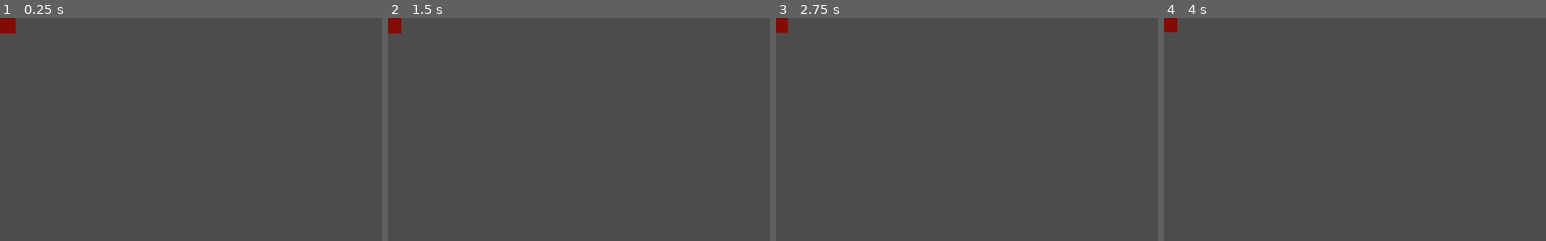
Above: before the commit, frames 1-4 (left to right).
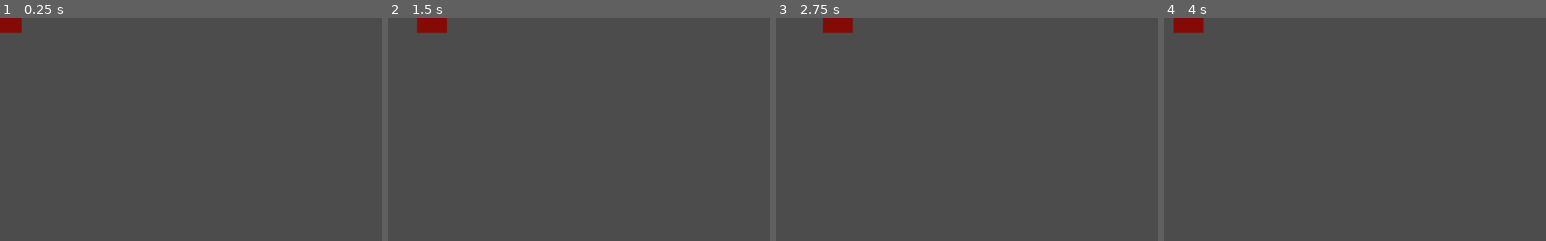
Above: after the commit, the same moments.

Repository: panic-fennecs/nordicgj20
Game: Godot game, scene res://src/EnemyRuneclawBear.tscn
The game is run twice, just before and just after one commit, with the same random seed, the same clock (stepped at 60 frames per second) and the same inputs. This scene is started directly instead of the project's main scene.
Inputs (mouse positions are % of the whole screen's width and height, from its top left):
- Up to frame 1 (0.25 s): no input
- Up to frame 2 (1.5 s): tap Enter (ui_accept) at 0.5, 0.77, 1.25 s; move the mouse to (72, 45) at 0.52 s; hold D (right) 0.53-1.25 s; click (72, 45) at 0.6 s; drag from (30, 55) to (45, 70) at 1.27 s
- Up to frame 3 (2.75 s): move the mouse to (60, 28) at 2.02 s; hold D (right) from 2.03 s (still down); click (60, 28) at 2.1 s
- Up to frame 4 (4 s): release D (right) at 2.75 s; tap Enter (ui_accept) at 2.75, 3.77 s; drag from (45, 70) to (20, 35) at 2.77 s; move the mouse to (80, 65) at 3.52 s; hold A (left) from 3.53 s (still down); click (80, 65) at 3.6 s
The pictures show only the part of the screen within x 0-50%, y 0-50%; the shares and areas given below are measured in that part.

The runs differ from the first frame. In frame 1, 0.2% of the frame differs, in the area x 0-6%, y 0-8%; in frame 2, 0.8%, in the area x 0-16%, y 0-8%; in frame 3, 0.8%; in frame 4, 0.6%.
Error after the commit: Invalid get index 'position' (on base: 'null instance'). (res://src/EnemyRuneclawBear.gd:17)

Commit message:
added PatrolTask

Diff:
--- a/src/Enemy.gd
+++ b/src/Enemy.gd
@@ -31,7 +31,7 @@
 	var _speed
 	var _hit_range
 
-	func _init(target, speed=3.0, hit_range=5.0):
+	func _init(target, speed=7.0, hit_range=50.0):
 		self._target = target
 		self._speed = speed
 		self._hit_range = hit_range
@@ -46,7 +46,30 @@
 			return self._target.position
 
 	func finished(enemy):
-		return enemy.position.distance_squared_to(self.get_target_position()) <= self._hit_range
+		return enemy.position.distance_squared_to(self.get_target_position()) <= self._hit_range * self._hit_range
+
+class PatrolTask:
+	var _target_points
+	var _speed
+	var _target_index
+
+	func _init(target_points=null, speed=40.0):
+		self._target_points = target_points
+		self._speed = speed
+		self._target_index = 0
+
+	func initiate(enemy):
+		if self._target_points == null:
+			self._target_points = [enemy.position, enemy.position + Vector2(100.0, 0.0)]
+
+	func finished(enemy):
+		return false
+
+	func get_target_point():
+		return self._target_points[self._target_index]
+
+	func next_target():
+		self._target_index = (self._target_index + 1) % len(self._target_points)
 
 var task_queue = []
 var current_task
@@ -55,10 +78,13 @@
 func _ready():
 	self.do_task(IdleTask.new(1.0, null, 100.0, 0.2))
 
+func _get_default_task():
+	return IdleTask.new()
+
 func _get_next_task():
 	var next_task
 	if task_queue.empty():
-		next_task = IdleTask.new()
+		next_task = self._get_default_task()
 	else:
 		next_task = task_queue.pop_front()
 	next_task.initiate(self)
@@ -74,6 +100,7 @@
 func _physics_process(delta):
 	if current_task.finished(self):
 		current_task = _get_next_task()
+		print('attack over')
 	_process_current_task(delta)
 
 func _process_current_task(delta):
@@ -81,6 +108,8 @@
 		self._process_idle_task(delta)
 	elif current_task is AttackTask:
 		self._process_attack_task(delta)
+	elif current_task is PatrolTask:
+		self._process_patrol_task(delta)
 
 	self.position += self.speed * delta
 
@@ -96,7 +125,13 @@
 	speed_update = speed_update.clamped(current_task._speed)
 	speed += speed_update
 
-func _process_attack_task(delta):
+func _process_attack_task(_delta):
 	var speed_update = (current_task.get_target_position() - self.position) - self.speed
 	speed_update = speed_update.clamped(current_task._speed)
 	speed += speed_update
+
+func _process_patrol_task(delta):
+	var step_length = min(self.current_task._speed, self.position.distance_to(self.current_task.get_target_point()) / delta)
+	speed = (self.current_task.get_target_point() - self.position).normalized() * step_length
+	if self.current_task.get_target_point().distance_squared_to(self.position) < (self.current_task._speed * self.current_task._speed * delta):
+		self.current_task.next_target()
--- a/src/EnemyRuneclawBear.gd
+++ b/src/EnemyRuneclawBear.gd
@@ -1,14 +1,22 @@
 extends "res://src/Enemy.gd"
 
-var attack_timer
+const ATTACK_TRIGGER_RANGE = 150.0
+const ATTACK_COOLDOWN = 10.0
+
+var cooldown = 0.0
 
 func _ready():
-	self.do_task(IdleTask.new(1.0, null, 100.0, 0.2))
-	attack_timer = 5.0
+	self.do_task(PatrolTask.new())
+
+func _get_default_task():
+	return PatrolTask.new()
 
 func _physics_process(delta):
-	attack_timer -= delta
-	if attack_timer <= 0.0:
-		self.do_task(AttackTask.new($"/root/Main/Player"))
-		print('attack')
-		attack_timer = 10.0
+	var player = $"/root/Main/Player"
+	if cooldown <= 0:
+		if player.position.distance_squared_to(self.position) < ATTACK_TRIGGER_RANGE*ATTACK_TRIGGER_RANGE:
+			print('attack')
+			self.do_task(AttackTask.new($"/root/Main/Player"))
+			cooldown = ATTACK_COOLDOWN
+	else:
+		cooldown -= delta
